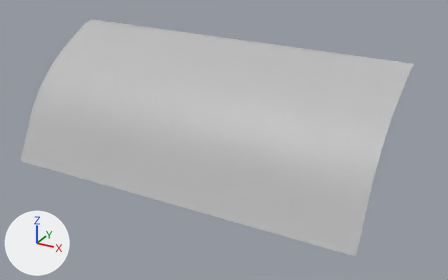
Before and after pictures for a commit that changed the FBX model Laugh Or Limb/Assets/Meshes/Roof.fbx.
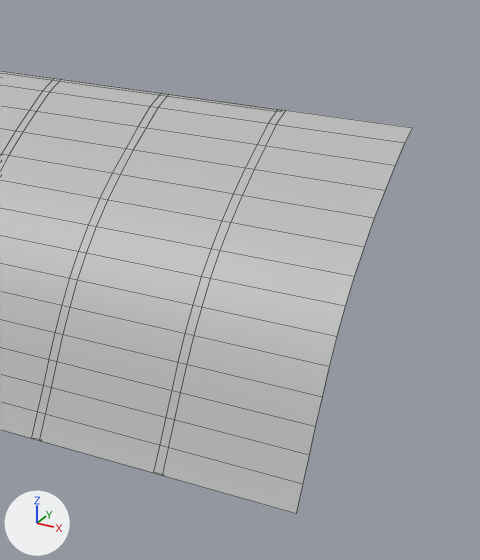
There are two pictures of each version: one whole from a 50 mm camera at (19.0, -31.2, 25.4) aimed at (3.9, -3.6, 11.6), one close up on the part from 46% to 100% of the width and 0% to 100% of the height. The lights are fixed; the arrows at lower left show +X, +Y and +Z. The close-ups show mesh edges as thin lines. Where no turn or scale is listed for an object, it has been applied to the vertices.

Before the edit, the objects in view are built like this:
```python
me_mesh = bpy.data.meshes.new('Mesh')
me_mesh.from_pydata(...)  # 473 vertices, 327 faces; spans x 0.0..20.9, y -7.4..0.1, z -4.0..3.2
me_mesh.materials.append(mat_lambert1)  # grey #bcbcbc
ob_roof = bpy.data.objects.new('Roof', me_mesh)
ob_roof.location = (-8.04, -0.01, 13.12)
```
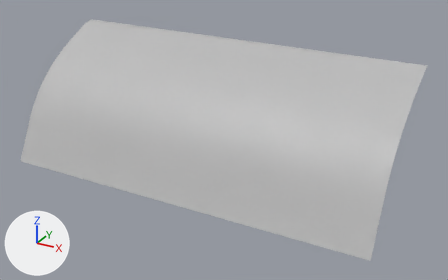
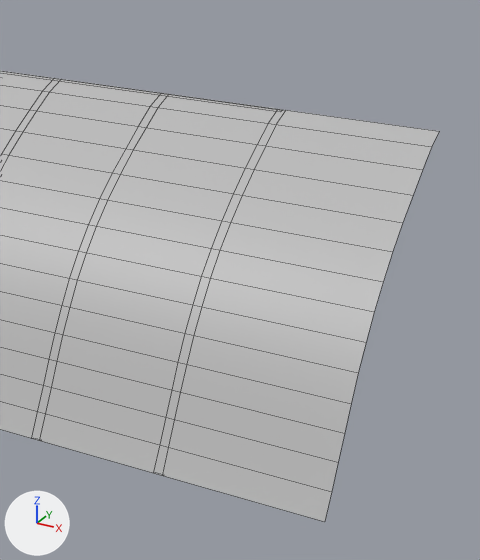
Location of each change, [x1, y1, x2, y2] in pixels of the close-ups (480 x 560 px):
'Roof', reshaped: before [0, 71, 412, 513]; after [0, 71, 439, 522]

The edits, one by one:
me_mesh has 473 vertices, 327 faces and spans x 0.0..20.9, y -7.4..0.1, z -4.0..3.2.
me_mesh is used by ob_roof; location (-8.04, -0.01, 13.12).
me_mesh part 1: all 15 vertices in x 20.9, y -7.4..0.0, z -4.0..3.2 are moved by (0.7, 0.0, 0.0).
